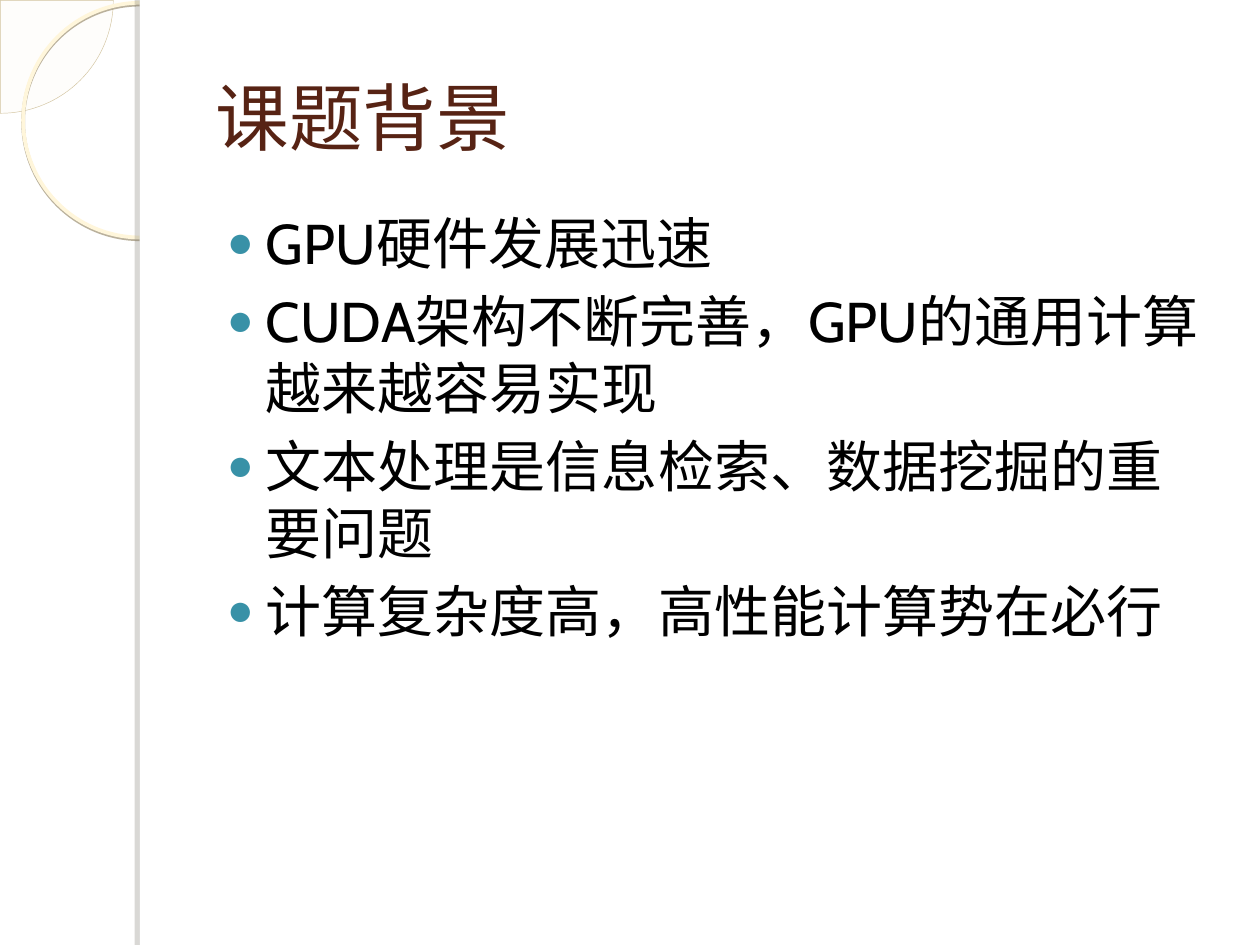
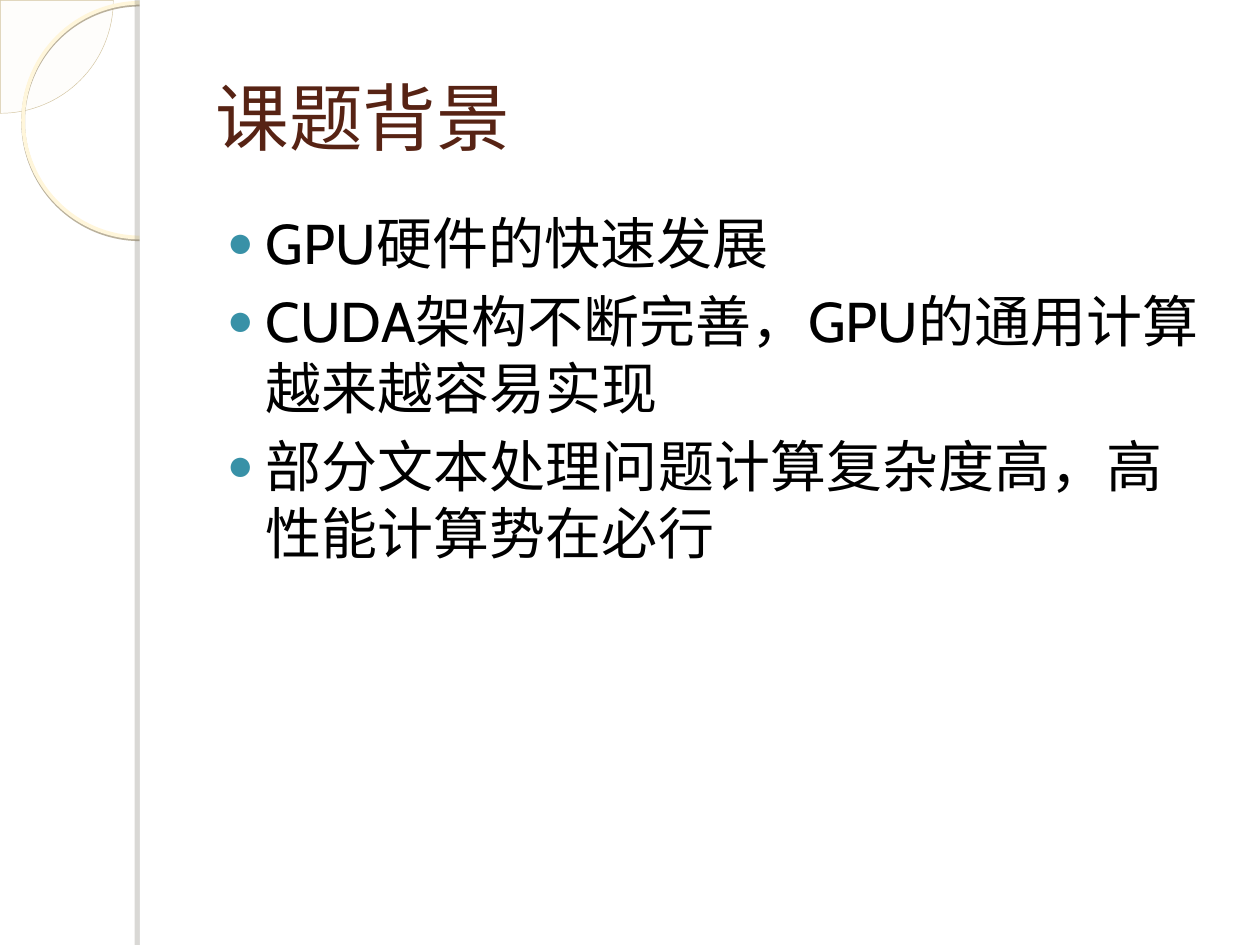
Before and after one commit to WangJunqiao/Tech-Study, a slide deck: slide 4 of 答辩.ppt. Drawn at 1260x945 pixels with LibreOffice and Linux fonts; fonts in the diff are those of the drawing; background and template pictures are left out. Boxes give left, top, right and bottom in pixels: in the first picture for what was removed or moved away, otherwise in the second. Text is boxed around its words. In the diff, an @@ line names an element or a change of style, - is before the commit and + after.

```diff
--- a/答辩.ppt
+++ b/答辩.ppt
@@ text at <box>266,217,768,269</box>: text changed @@
-● GPU硬件发展迅速
+● GPU硬件的快速发展
@@ text at <box>266,439,1162,559</box>: text changed @@
-● 文本处理是信息检索、数据挖掘的重要问题
-● 计算复杂度高，高性能计算势在必行
+● 部分文本处理问题计算复杂度高，高性能计算势在必行
```
Also in this commit, not shown: 5 other slides changed.
